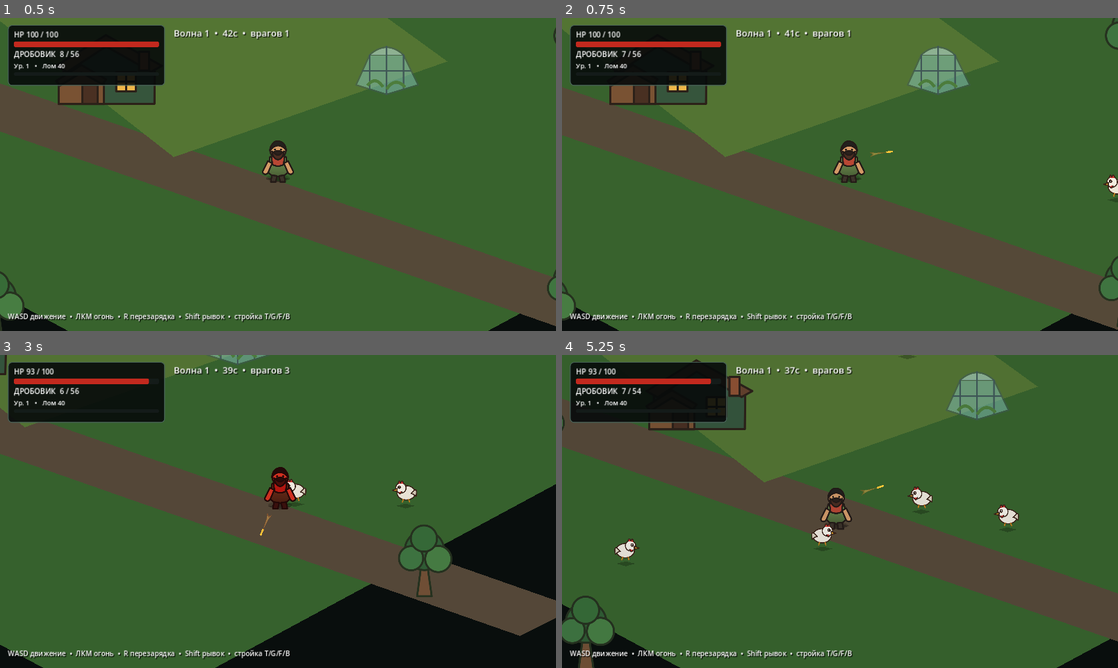
Above: before the commit, frames 1-4 (two rows, left to right).
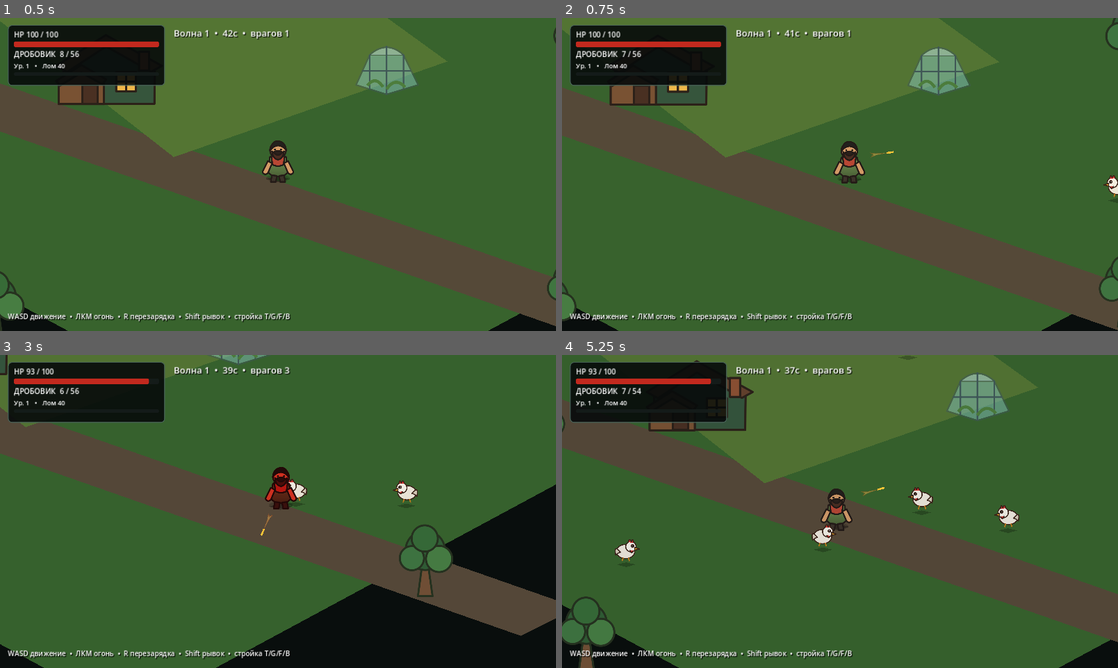
Above: after the commit, the same moments.

Repository: motomotoo1997-art/monster-quest
Game: Godot game, scene res://scenes/main.tscn
Same seed, same stepped clock (60 frames per second), same inputs: the game is played once before the commit and once after it.
Inputs (mouse positions are in pixels of both pictures, inside the frame that each line leads up to):
- Up to frame 1 (0.5 s): no input
- Up to frame 2 (0.75 s): tap Enter at 0.5 s; move the mouse to (962, 158) at 0.52 s; hold D from 0.53 s (still down); tap T at 0.6 s; click (962, 158) at 0.67 s
- Up to frame 3 (3 s): move the mouse to (166, 527) at 1.27 s; release D at 1.28 s; hold S 1.28-2.03 s; tap G at 1.35 s; move the mouse to (333, 442) at 2.02 s; hold D 2.03-2.78 s; tap F at 2.1 s; move the mouse to (250, 574) at 2.77 s; hold W from 2.78 s (still down); tap B at 2.85 s; click (250, 574) at 2.92 s
- Up to frame 4 (5.25 s): move the mouse to (1006, 558) at 3.52 s; release W at 3.53 s; hold Shift 3.53-4.28 s; hold A 3.53-5.03 s; move the mouse to (673, 464) at 4.27 s; tap R at 4.35 s; move the mouse to (867, 511) at 5.02 s; hold S from 5.03 s (still down); tap T at 5.1 s; click (867, 511) at 5.17 s

Frame 1 is identical in both runs. In frame 2, 0.9% of the frame differs, in the area x 0-100%, y 0-100%; in frame 3, 0.8%; in frame 4, 1.8%.

Commit message:
feat: add responsive camera shake feedback

Diff:
--- a/dacha-last-day/scripts/player.gd
+++ b/dacha-last-day/scripts/player.gd
@@ -10,6 +10,7 @@
 @export var reserve_ammo: int = 56
 @export_file("*.png") var atlas_path := "res://assets/characters/vitya_atlas.png"
 @export var atlas_scale := 0.58
+@export var camera_shake_decay: float = 28.0
 
 var health: int
 var ammo: int
@@ -23,6 +24,7 @@
 var reloading := false
 var dead := false
 var last_aim := Vector2.DOWN
+var camera_shake_strength: float = 0.0
 var shot_stream: AudioStream
 var level_stream: AudioStream
 
@@ -32,6 +34,7 @@
 
 @onready var static_sprite: Sprite2D = $Sprite
 @onready var animated_sprite: AnimatedSprite2D = $AnimatedSprite2D
+@onready var camera: Camera2D = $Camera2D
 
 func _ready() -> void:
 	health = max_health
@@ -57,6 +60,7 @@
 func _physics_process(delta: float) -> void:
 	if dead:
 		return
+	_update_camera_shake(delta)
 	fire_clock = maxf(0.0, fire_clock - delta)
 	dash_clock = maxf(0.0, dash_clock - delta)
 	dash_time = maxf(0.0, dash_time - delta)
@@ -83,6 +87,20 @@
 		_try_shoot(last_aim)
 	if Input.is_key_pressed(KEY_R) and not reloading:
 		_reload()
+
+func _update_camera_shake(delta: float) -> void:
+	camera_shake_strength = move_toward(camera_shake_strength, 0.0, camera_shake_decay * delta)
+	if camera_shake_strength <= 0.01:
+		camera_shake_strength = 0.0
+		camera.offset = Vector2.ZERO
+		return
+	camera.offset = Vector2(
+		randf_range(-camera_shake_strength, camera_shake_strength),
+		randf_range(-camera_shake_strength, camera_shake_strength)
+	)
+
+func add_camera_shake(amount: float) -> void:
+	camera_shake_strength = maxf(camera_shake_strength, maxf(0.0, amount))
 
 func _update_animation(input_dir: Vector2) -> void:
 	if not animated_sprite.visible:
@@ -118,6 +136,7 @@
 	flash.rotation = aim_direction.angle()
 	get_tree().current_scene.add_child(flash)
 	_play_sfx(shot_stream, -3.0)
+	add_camera_shake(5.0)
 	var visual: Node2D = _visual_node()
 	var base_position: Vector2 = visual.position
 	var tween := create_tween()
@@ -141,6 +160,7 @@
 	if dead:
 		return
 	health = maxi(0, health - amount)
+	add_camera_shake(3.0)
 	var visual: Node2D = _visual_node()
 	var tween := create_tween()
 	tween.tween_property(visual, "modulate", Color(1.0, 0.28, 0.28), 0.06)
@@ -153,6 +173,7 @@
 	velocity = Vector2.ZERO
 	set_physics_process(false)
 	$CollisionShape2D.set_deferred("disabled", true)
+	camera.offset = Vector2.ZERO
 	var visual: Node2D = _visual_node()
 	var tween := create_tween()
 	tween.parallel().tween_property(visual, "modulate:a", 0.0, 0.42)
